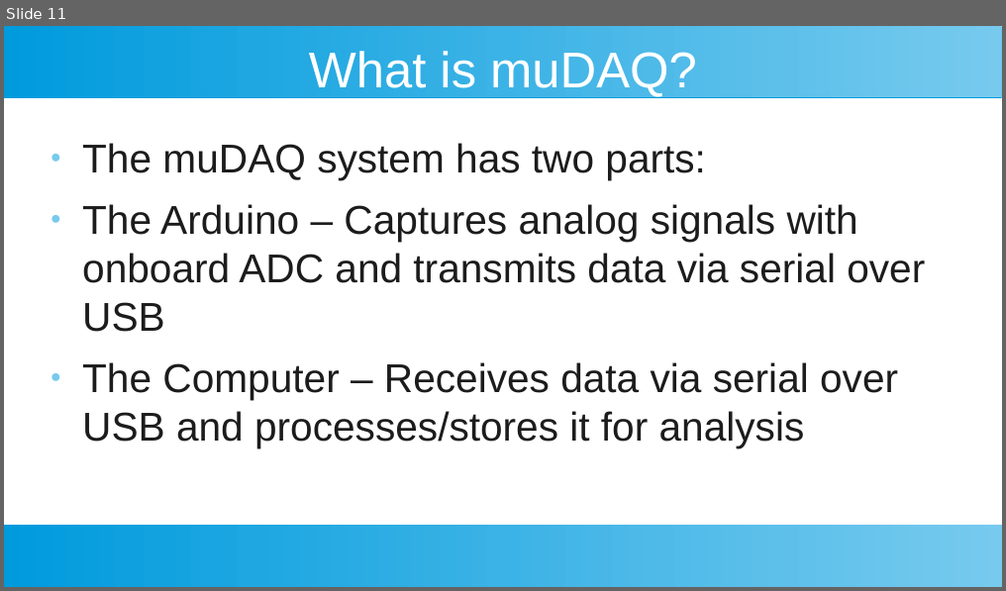
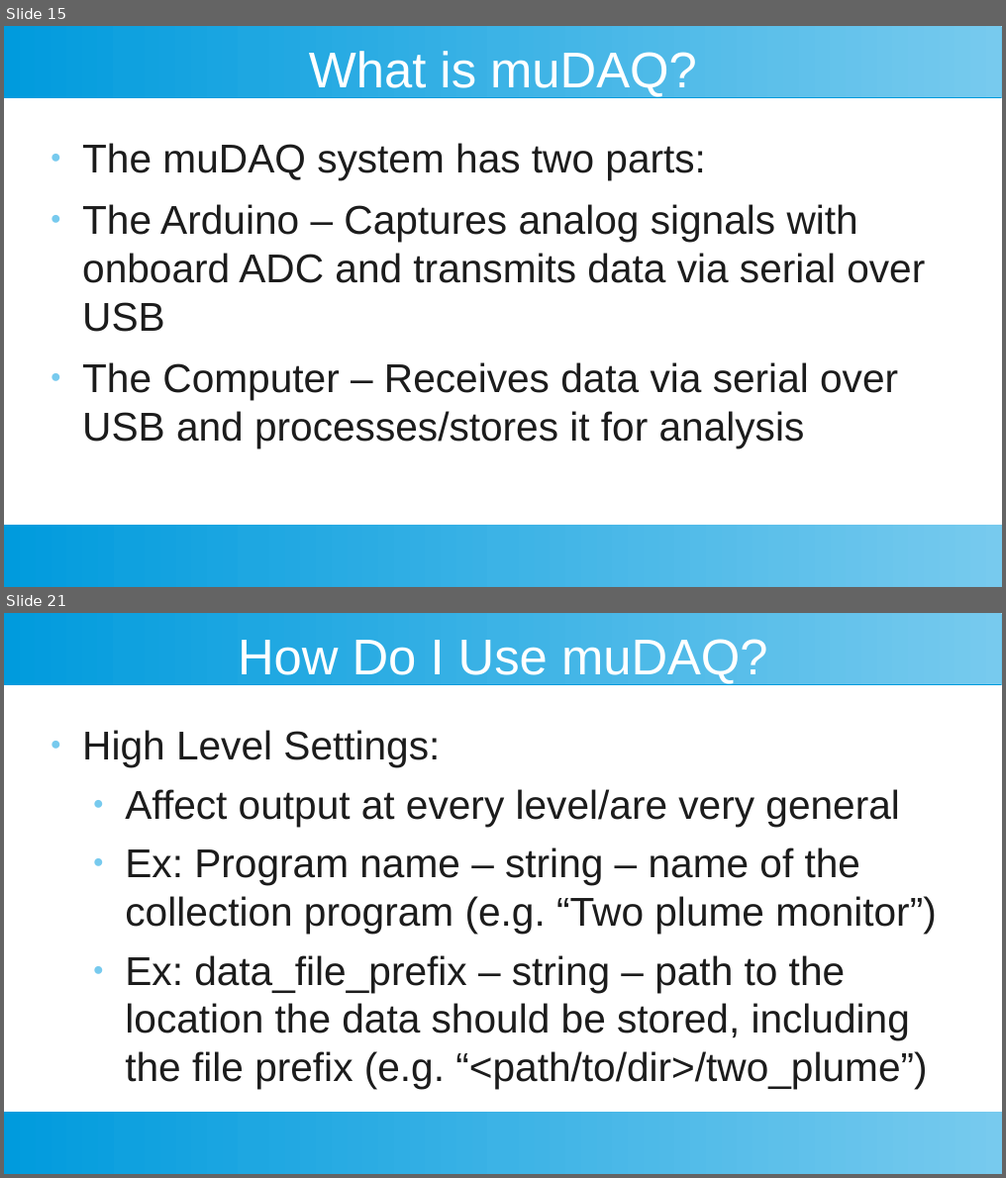
Before and after one commit to StellarRemnants/muDAQ, a slide deck: Presentation_2022-10-07.odp. Shown one above the other, each under a label of ours: slide 11 before the commit, slides 15 and 21 after it; the slides between them are not shown. The pictures are 1006x591 and 1006x1178 pixels, drawn with LibreOffice and Linux fonts; fonts in the diff are those of the drawing. Boxes give left, top, right and bottom in pixels: in the first picture for what was removed or moved away, otherwise in the second. Text is boxed around its words. In the diff, an @@ line names an element or a change of style, - is before the commit and + after.

```diff
--- a/Presentation_2022-10-07.odp
+++ b/Presentation_2022-10-07.odp
@@ slide 21 added at (x1=4, y1=613, x2=1002, y2=1174), background #FFFFFF; not listed: 2 template elements that a slide beside it also shows @@
@@ title added at (x1=238, y1=639, x2=768, y2=684), 40 pt, text #FFFFFF @@
+How Do I Use muDAQ?
@@ text added at (x1=82, y1=730, x2=937, y2=1089), 32 pt, text #1C1C1C @@
+● High Level Settings:
+  ● Affect output at every level/are very general
+  ● Ex: Program name – string – name of the collection program (e.g. “Two plume monitor”)
+  ● Ex: data_file_prefix – string – path to the location the data should be stored, including the file prefix (e.g. “<path/to/dir>/two_plume”)
@@ what was slide 11 is now slide 15 @@
```
Also in this commit, not shown: 11 slides changed, 8 other slides added, 4 other files.
